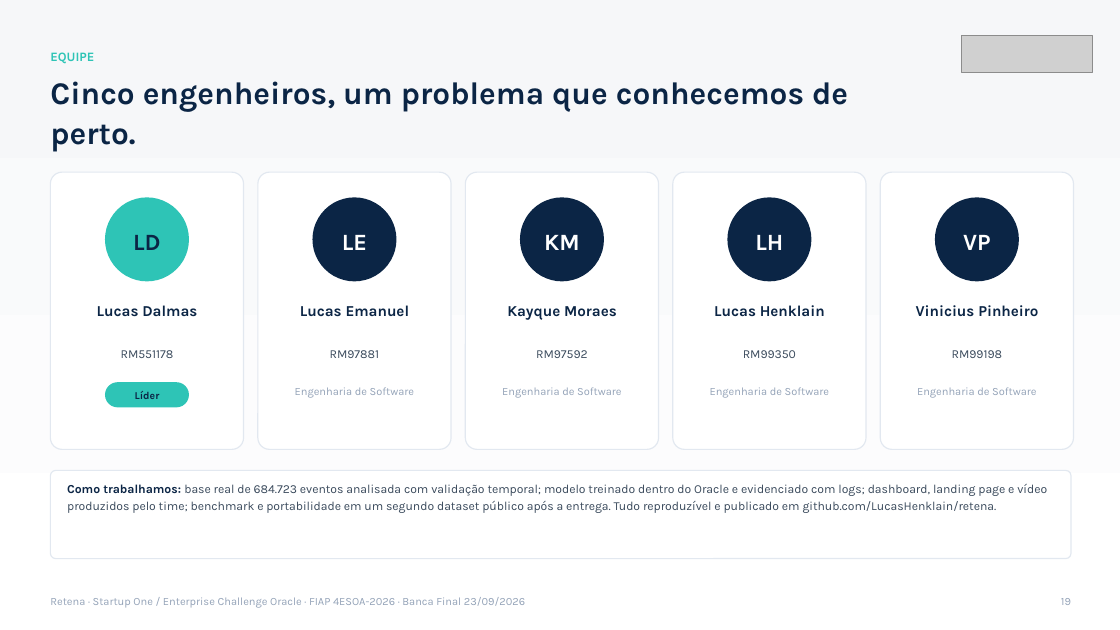
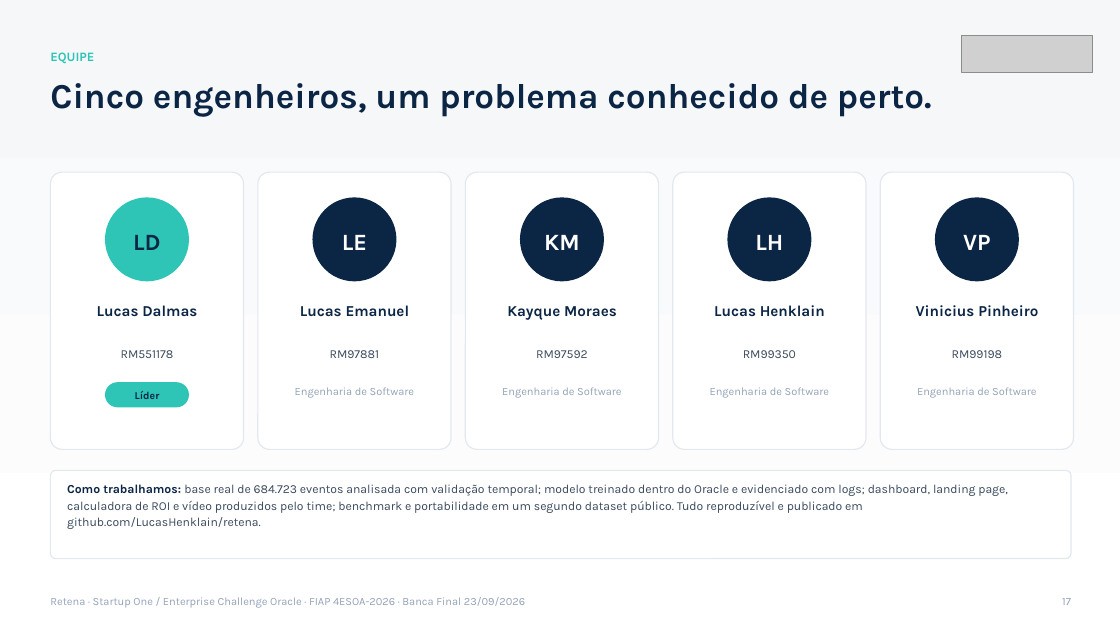
Before and after one commit to LucasHenklain/retena, a slide deck: slide 17 of 09_Kit_Banca_Final/Retena_Banca_Final.pptx (slide 19 before the commit). Drawn at 1120x630 pixels with LibreOffice and Linux fonts; fonts in the diff are those of the drawing; grey boxes stand for pictures. Boxes give left, top, right and bottom in pixels: in the first picture for what was removed or moved away, otherwise in the second. Text is boxed around its words. In the diff, an @@ line names an element or a change of style, - is before the commit and + after.

```diff
--- a/09_Kit_Banca_Final/Retena_Banca_Final.pptx
+++ b/09_Kit_Banca_Final/Retena_Banca_Final.pptx
@@ text at [50,83,932,117]: text changed; size 27 to 30 pt @@
-Cinco engenheiros, um problema que conhecemos de perto.
+Cinco engenheiros, um problema conhecido de perto.
@@ text at [67,484,1007,529]: text changed @@
-Como trabalhamos: base real de 684.723 eventos analisada com validação temporal; modelo treinado dentro do Oracle e evidenciado com logs; dashboard, landing page e vídeo produzidos pelo time; benchmark e portabilidade em um segundo dataset público após a entrega. Tudo reproduzível e publicado em github.com/LucasHenklain/retena.
+Como trabalhamos: base real de 684.723 eventos analisada com validação temporal; modelo treinado dentro do Oracle e evidenciado com logs; dashboard, landing page, calculadora de ROI e vídeo produzidos pelo time; benchmark e portabilidade em um segundo dataset público. Tudo reproduzível e publicado em github.com/LucasHenklain/retena.
@@ text at [1062,598,1071,605]: text changed @@
-19
+17
```
Also in this commit, not shown: 26 other slides changed, 7 slides added, 2 slides removed, 19 other files.
